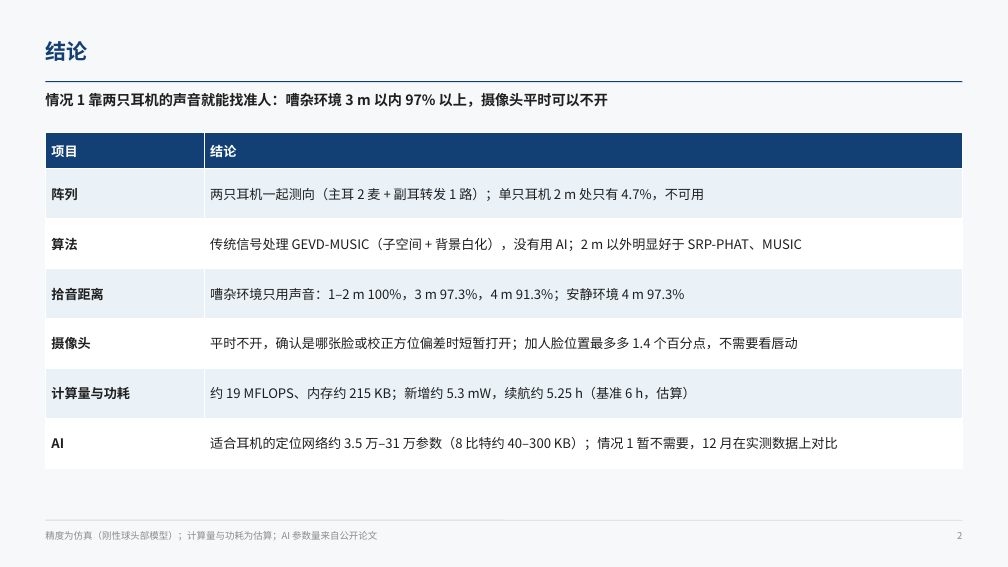
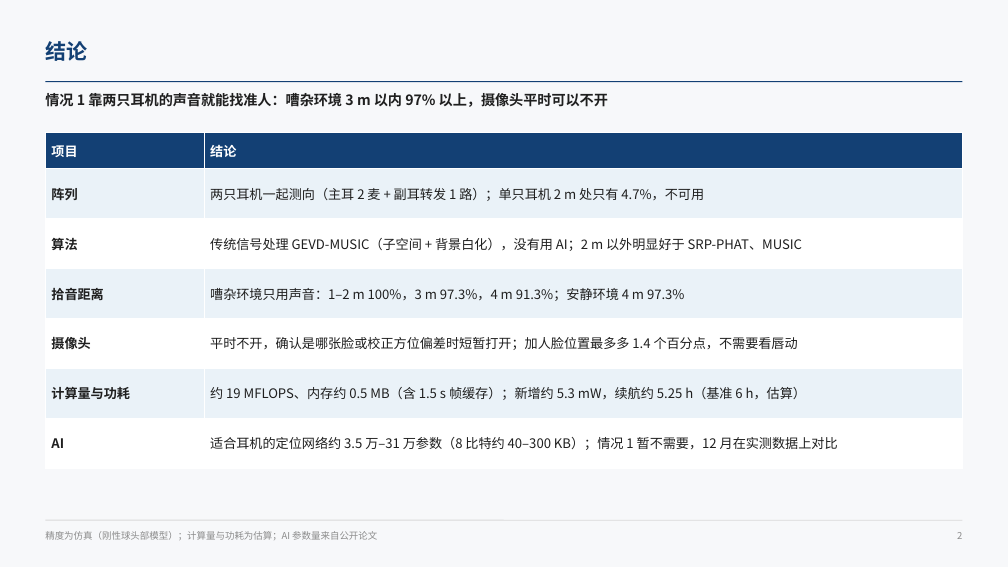
Before and after one commit to ZeroFoxxi/ssl-scene1, a slide deck: slide 2 of 02_耳机声源定位/耳机声源定位_情况1分析.pptx. Drawn at 1008x567 pixels with LibreOffice and Linux fonts; fonts in the diff are those of the drawing. Boxes give left, top, right and bottom in pixels: in the first picture for what was removed or moved away, otherwise in the second. Text is boxed around its words. In the diff, an @@ line names an element or a change of style, - is before the commit and + after.

```diff
--- a/02_耳机声源定位/耳机声源定位_情况1分析.pptx
+++ b/02_耳机声源定位/耳机声源定位_情况1分析.pptx
@@ table at (45, 132, 963, 454) @@
-row 6, column 2: 约 19 MFLOPS、内存约 215 KB；新增约 5.3 mW，续航约 5.25 h（基准 6 h，估算）
+row 6, column 2: 约 19 MFLOPS、内存约 0.5 MB（含 1.5 s 帧缓存）；新增约 5.3 mW，续航约 5.25 h（基准 6 h，估算）
```
Also in this commit, not shown: 1 other slide changed, 8 other files.
